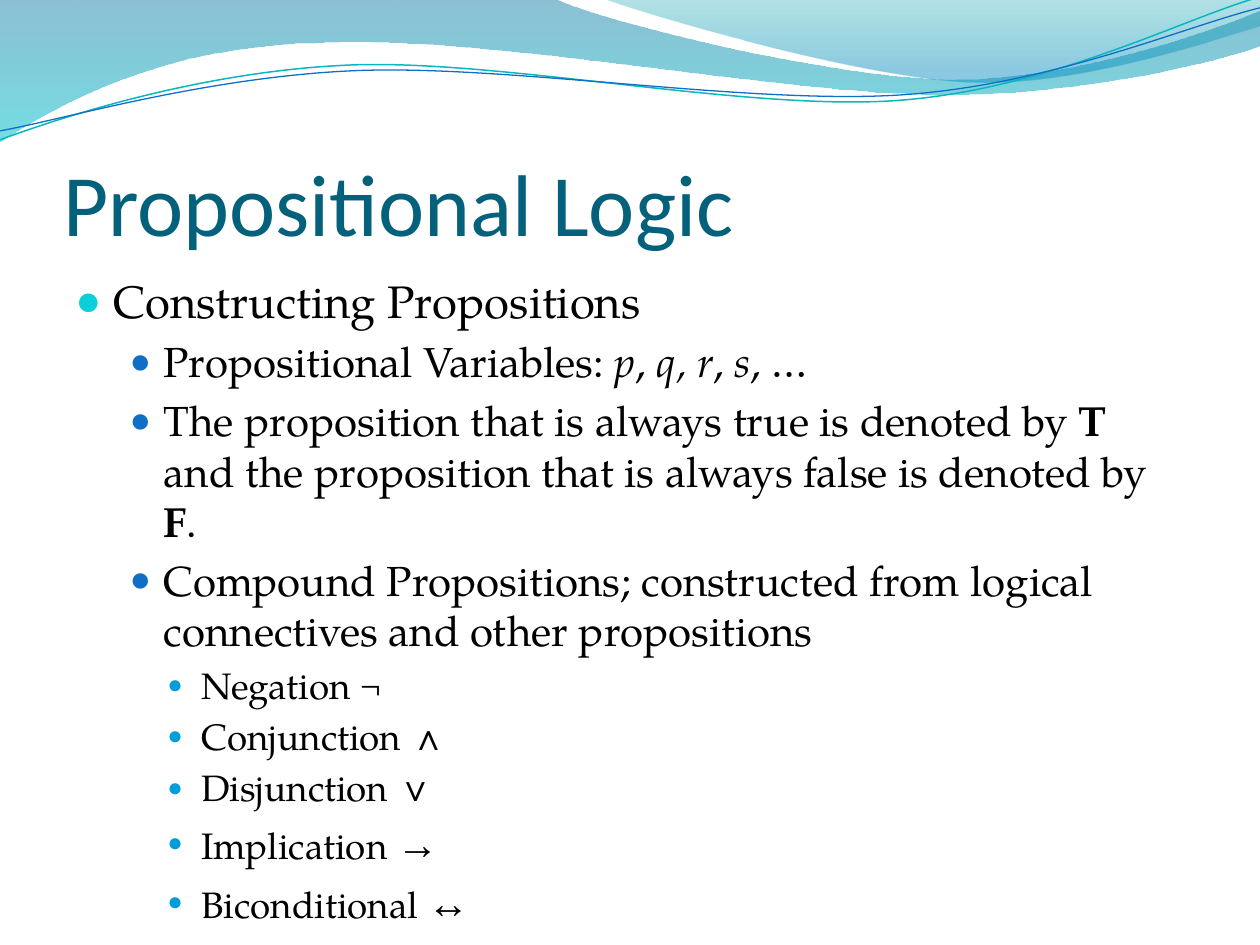
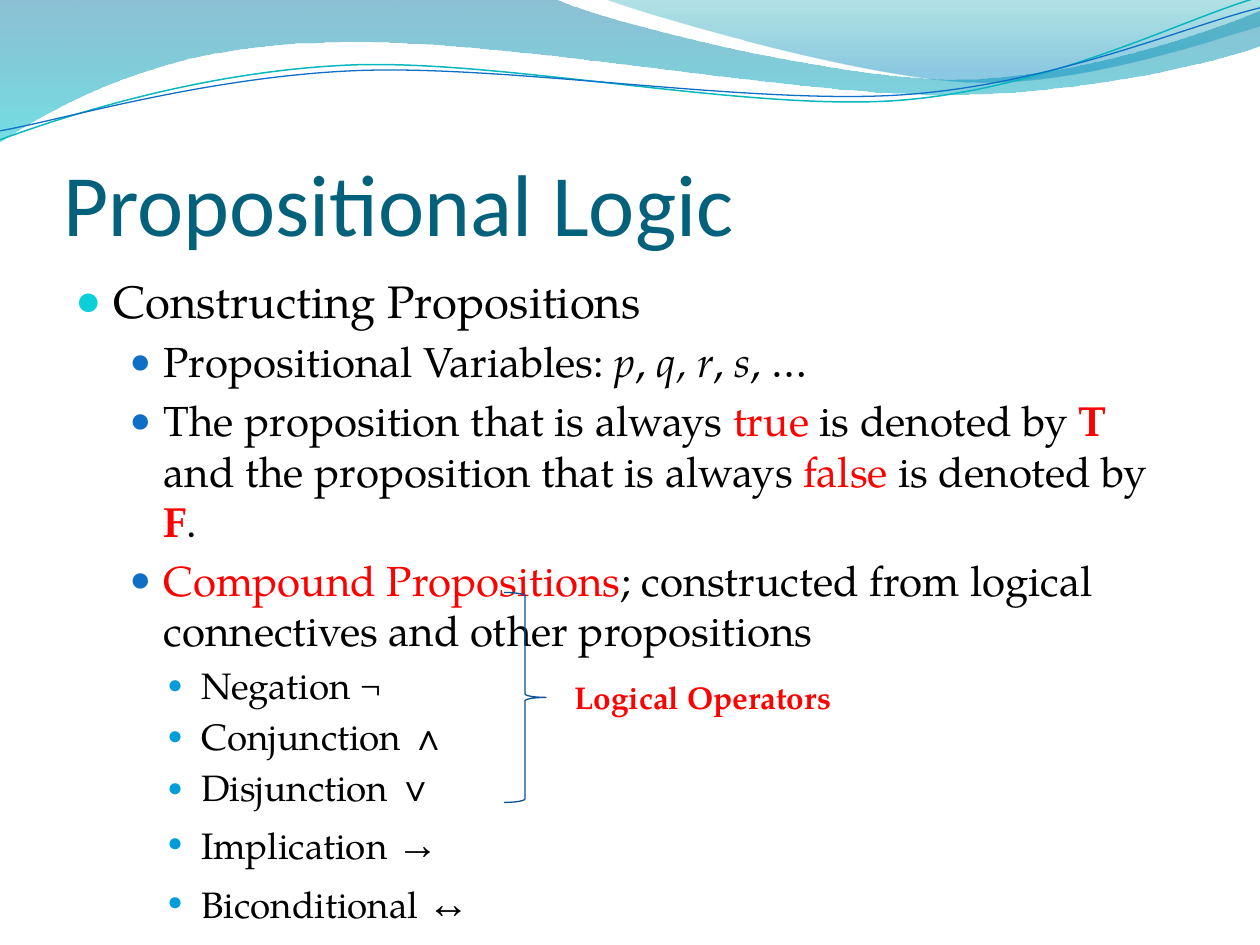
Before and after one commit to lin-chen-GA/lin-chen-GA.github.io, a slide deck: slide 4 of cs2620/slides/cs2620_notes1.pptx. Drawn at 1260x945 pixels with LibreOffice and Linux fonts; fonts in the diff are those of the drawing; background and template pictures are left out. Boxes give left, top, right and bottom in pixels: in the first picture for what was removed or moved away, otherwise in the second. Text is boxed around its words. In the diff, an @@ line names an element or a change of style, - is before the commit and + after.

```diff
--- a/cs2620/slides/cs2620_notes1.pptx
+++ b/cs2620/slides/cs2620_notes1.pptx
@@ text at [164,405,1146,663]: text colour #000000 to #FF0000 in "true T false F.", "Compound Propositions;" @@
@@ right brace added at [504,592,546,803], outline #095295 0.75 pt @@
@@ text added at [575,686,831,718], 18 pt, text #FF0000, bold @@
+Logical Operators
```
Also in this commit, not shown: 12 other slides changed, 7 slides added, 3 other files.
